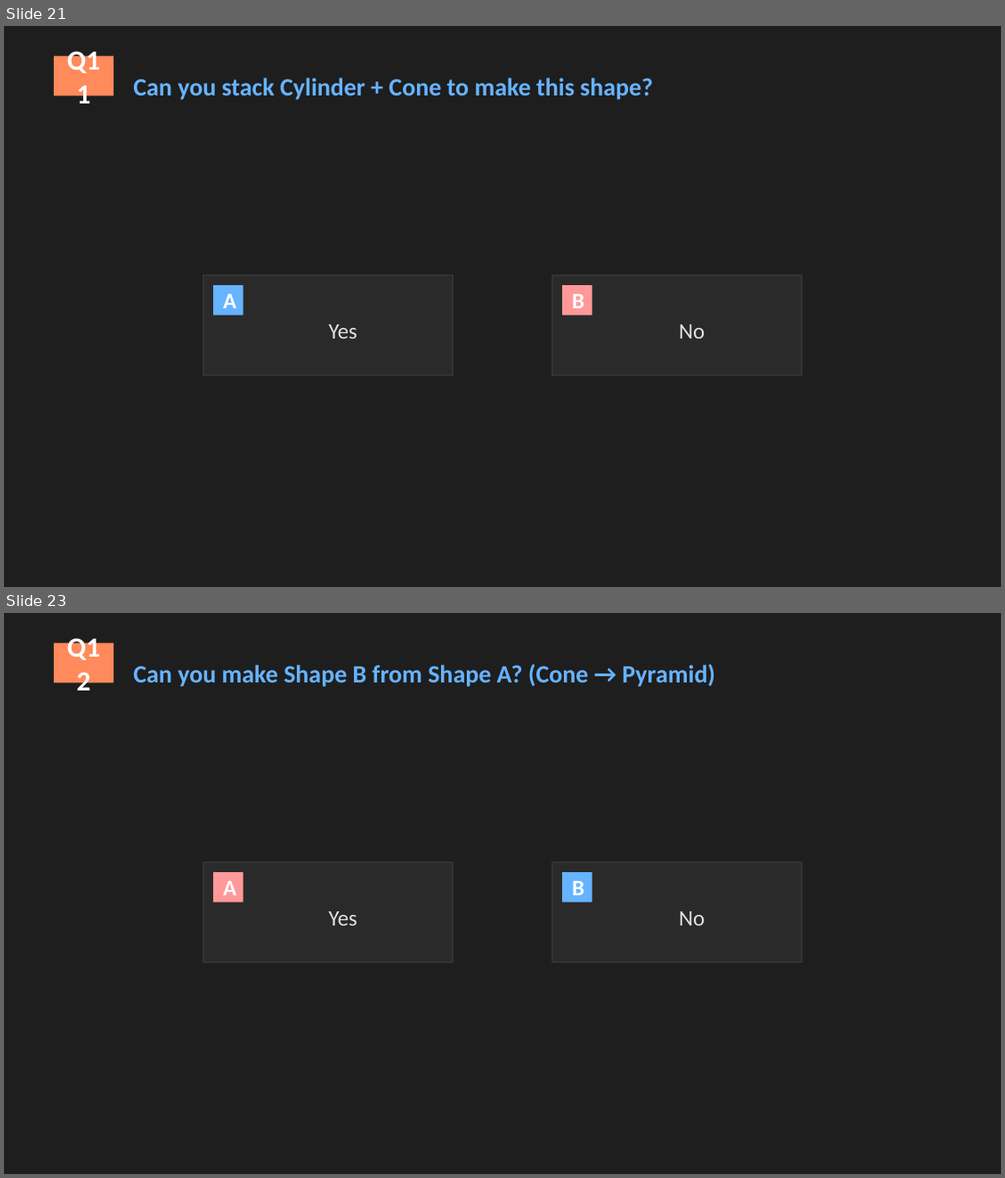
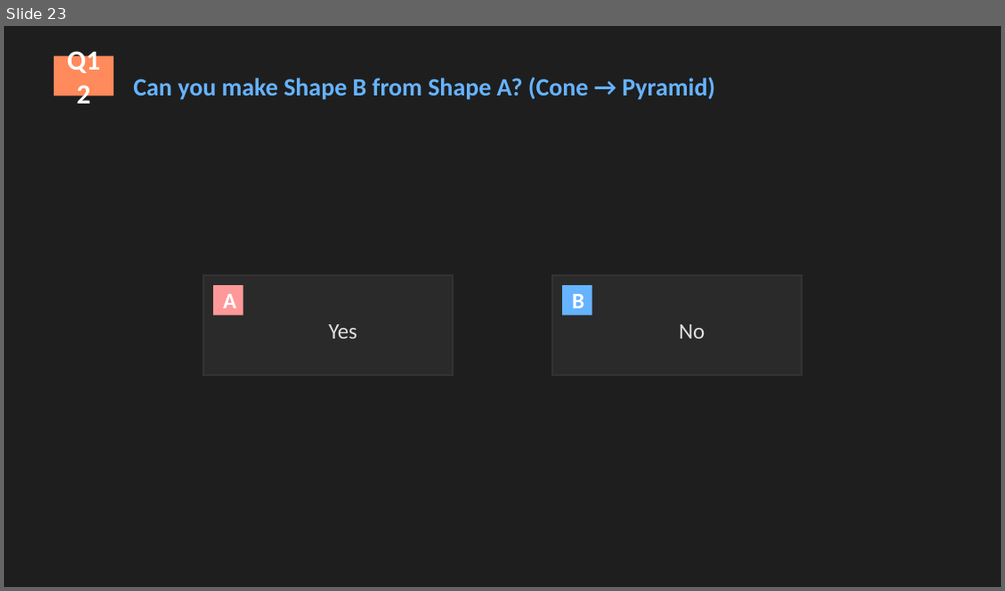
Before and after one commit to Regalx1/Math1-Quiz-Powerpoint, a slide deck: math-shapes-quiz-complete.pptx. Shown one above the other, each under a label of ours: slides 21 and 23 before the commit, slide 23 after it; the slides between them are not shown. The pictures are 1005x1178 and 1005x591 pixels, drawn with LibreOffice and Linux fonts; fonts in the diff are those of the drawing. Boxes give left, top, right and bottom in pixels: in the first picture for what was removed or moved away, otherwise in the second. Text is boxed around its words. In the diff, an @@ line names an element or a change of style, - is before the commit and + after.

```diff
--- a/math-shapes-quiz-complete.pptx
+++ b/math-shapes-quiz-complete.pptx
@@ slide 21 removed at <box>4,26,1001,587</box>, background #1E1E1E @@
@@ rectangle removed at <box>54,56,113,95</box> @@
-Q11
@@ text removed at <box>133,78,653,100</box> @@
-Can you stack Cylinder + Cone to make this shape?
@@ rectangle removed at <box>203,275,453,375</box> @@
@@ rectangle removed at <box>203,275,453,375</box> @@
@@ rectangle removed at <box>213,285,243,315</box> @@
-A
@@ rectangle removed at <box>552,275,801,375</box> @@
@@ rectangle removed at <box>552,275,801,375</box> @@
@@ rectangle removed at <box>562,285,592,315</box> @@
-B
@@ text removed at <box>329,324,357,338</box> @@
-Yes
@@ text removed at <box>679,324,704,338</box> @@
-No
```
Also in this commit, not shown: 15 slides changed, 2 slides added, 1 other slide removed, 1 other file.
